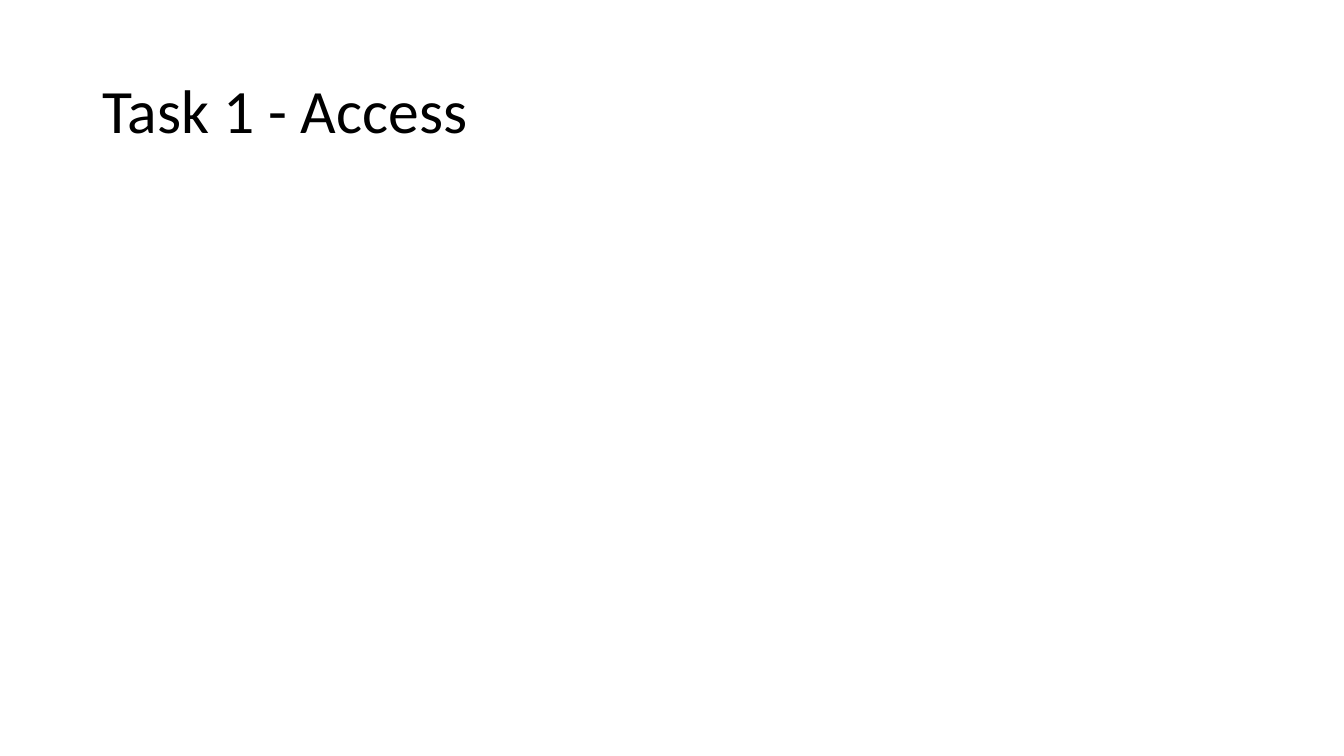
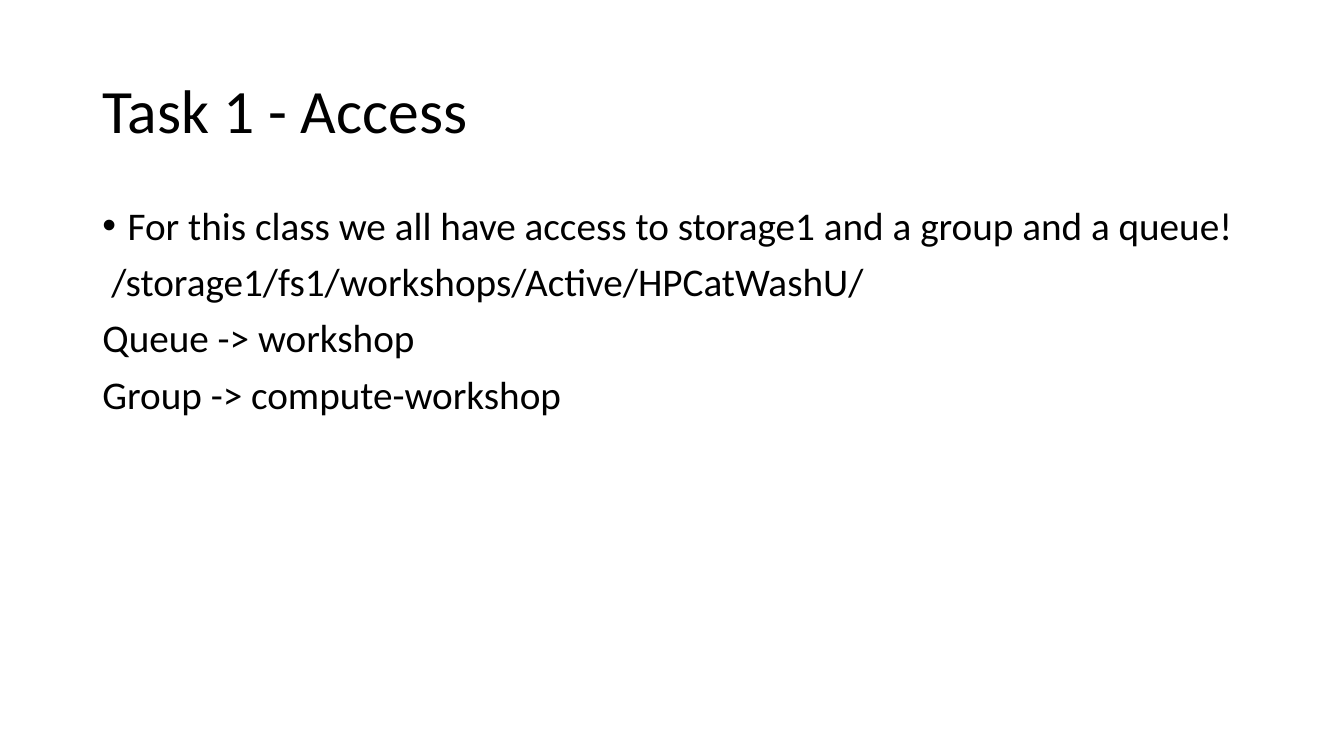
Before and after one commit to GregePorter/RIS-quickstart, a slide deck: slide 6 of triads-ris-workshop.pptx. Drawn at 1344x756 pixels with LibreOffice and Linux fonts; fonts in the diff are those of the drawing. Boxes give left, top, right and bottom in pixels: in the first picture for what was removed or moved away, otherwise in the second. Text is boxed around its words. In the diff, an @@ line names an element or a change of style, - is before the commit and + after.

```diff
--- a/triads-ris-workshop.pptx
+++ b/triads-ris-workshop.pptx
@@ text added at [102,212,1232,416], 28 pt, text #000000 @@
+• For this class we all have access to storage1 and a group and a queue!
+/storage1/fs1/workshops/Active/HPCatWashU/
+Queue -> workshop
+Group -> compute-workshop
```
Also in this commit, not shown: 2 other slides changed, 1 other file.
